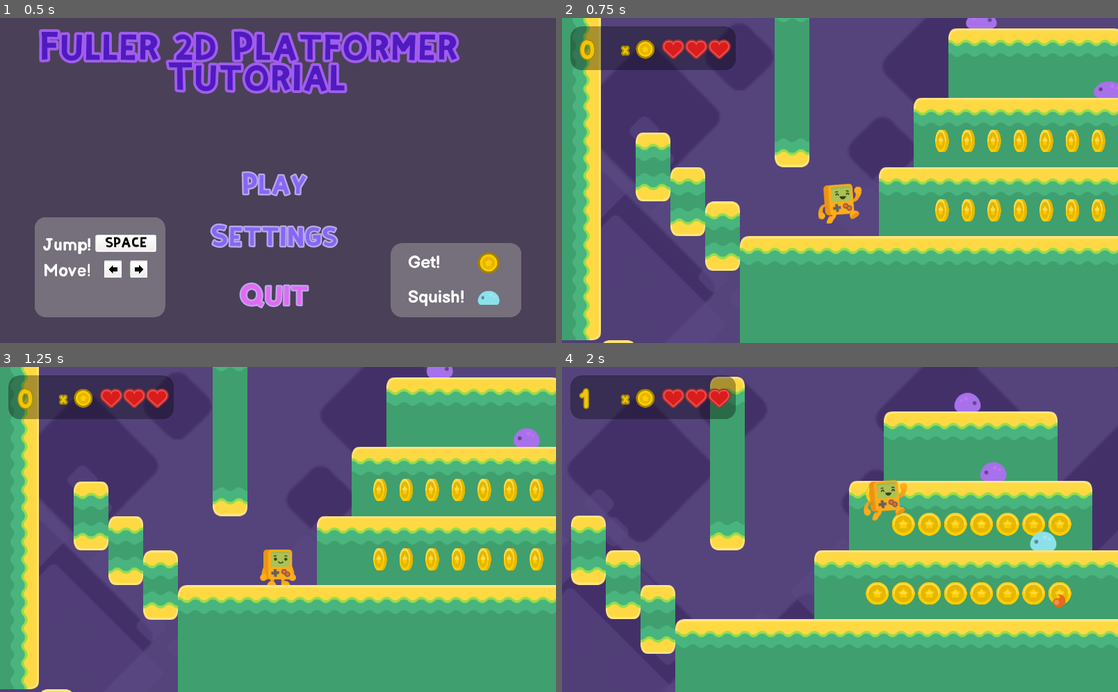
Above: before the commit, frames 1-4 (two rows, left to right).
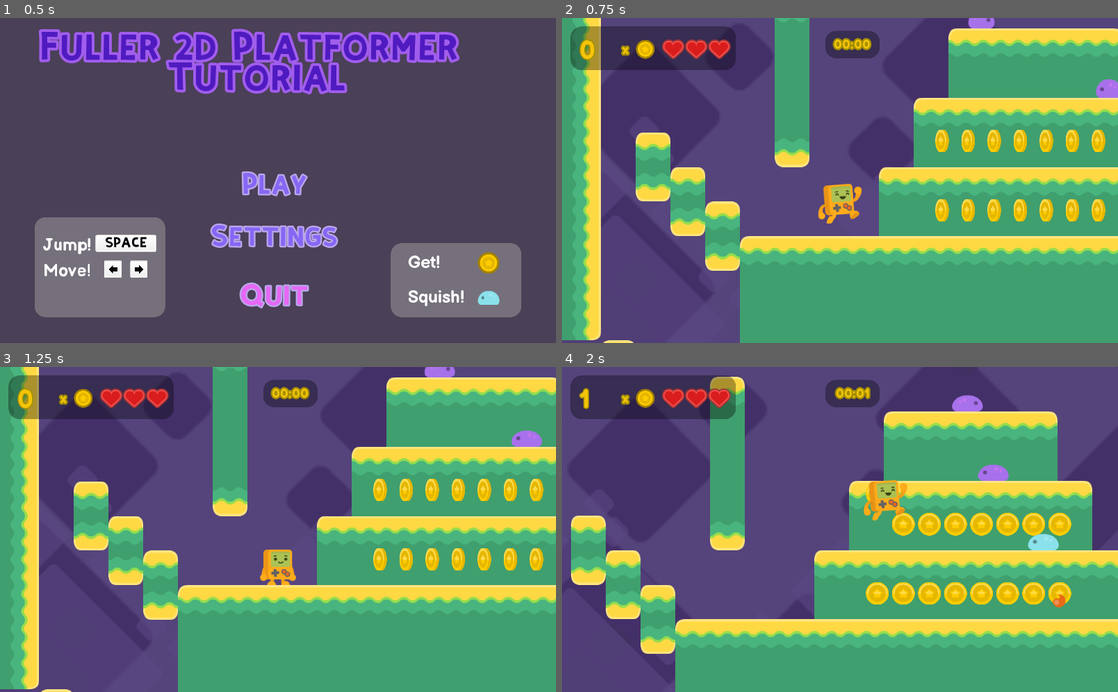
Above: after the commit, the same moments.

Repository: CrabbitSlater/Godot_2D_Tutorial_adv
Game: Godot game, scene res://Assets/TitleMenu.tscn
Two runs of this game, one before a commit and one after it. Both use one fixed random seed, a clock stepped at 60 frames per second and the inputs below.
Inputs:
- Up to frame 1 (0.5 s): no input
- Up to frame 2 (0.75 s): click "Play" at 0.5 s
- Up to frame 3 (1.25 s): no input
- Up to frame 4 (2 s): hold D (player_right) from 1.28 s (still down); tap V (player_fire) at 1.35 s; tap Space (player_jump) at 1.52 s

Frame 1 is identical in both runs. In frame 2, 0.9% of the frame differs, in the area x 47-100%, y 0-25%; in frame 3, 0.9%; in frame 4, 1.0%, in the area x 47-90%, y 4-57%.

Commit message:
added time to HUD and formatted string with padded zeros to display minutes : seconds - now ready for win zone to grab all the HUD info for scoring and compare it against scores in file

Diff:
--- a/Assets/Enemy/Enemy.tscn
+++ b/Assets/Enemy/Enemy.tscn
@@ -21,6 +21,7 @@
 [node name="AnimatedSprite" type="AnimatedSprite" parent="."]
 frames = ExtResource( 2 )
 animation = "Crawl"
+frame = 1
 playing = true
 
 [node name="CollisionShape2D" type="CollisionShape2D" parent="."]
--- a/Assets/Levels/HUD.gd
+++ b/Assets/Levels/HUD.gd
@@ -2,6 +2,7 @@
 
 var coins:int = 0
 var enemies : int = 0
+var time_secs :int = 0
 const HEARTS_WIDTH = 53
 
 
@@ -21,6 +22,8 @@
 
 func _on_enemy_squished():
 	enemies+=1
+
+
 
 func load_hearts():
 	#Dont forget to enable expand on the hearts texturerect
@@ -60,3 +63,11 @@
 	#dont forget to unpause!
 	get_tree().paused=false
 	get_tree().change_scene("res://Assets/TitleMenu.tscn")
+
+
+
+func _on_Level_Sec_timeout():
+	time_secs+=1
+	var mins = floor(time_secs/60)
+	var seconds = round(time_secs%60)
+	$Time.text ="%02d:%02d" % [mins, seconds]
--- a/Assets/Levels/Test_Level.tscn
+++ b/Assets/Levels/Test_Level.tscn
@@ -515,11 +515,18 @@
 pause_mode = 2
 script = ExtResource( 9 )
 
-[node name="Panel" type="Panel" parent="HUD"]
+[node name="MAin score bg" type="Panel" parent="HUD"]
 margin_left = 16.0
 margin_top = 16.0
 margin_right = 320.0
 margin_bottom = 96.0
+custom_styles/panel = SubResource( 8 )
+
+[node name="Timer bg" type="Panel" parent="HUD"]
+margin_left = 485.0
+margin_top = 24.0
+margin_right = 585.0
+margin_bottom = 74.0
 custom_styles/panel = SubResource( 8 )
 
 [node name="TextureRect" type="TextureRect" parent="HUD"]
@@ -544,6 +551,19 @@
 align = 1
 valign = 1
 
+[node name="Time" type="Label" parent="HUD"]
+margin_left = 500.0
+margin_top = 20.0
+margin_right = 570.0
+margin_bottom = 79.0
+custom_colors/font_color = Color( 0.952941, 0.768627, 0.0392157, 1 )
+custom_colors/font_outline_modulate = Color( 0.647059, 0.560784, 0, 1 )
+custom_constants/line_spacing = 0
+custom_fonts/font = SubResource( 9 )
+text = "00:00"
+align = 1
+valign = 1
+
 [node name="Coins" type="Label" parent="HUD"]
 margin_left = 32.0
 margin_top = 32.0
@@ -633,9 +653,9 @@
 [node name="PauseTitle" type="Label" parent="HUD/PauseMenu"]
 anchor_left = 0.5
 anchor_right = 0.5
-margin_left = -112.0
+margin_left = -412.0
 margin_top = -53.0
-margin_right = 709.005
+margin_right = 409.005
 margin_bottom = 62.0006
 custom_colors/font_color = Color( 0.309804, 0.105882, 0.752941, 1 )
 custom_colors/font_outline_modulate = Color( 0.866667, 0.568627, 0.988235, 1 )
@@ -647,6 +667,9 @@
 anims/Pause_sway = SubResource( 18 )
 anims/RESET = SubResource( 19 )
 anims/Title_sway = SubResource( 20 )
+
+[node name="Level_Sec" type="Timer" parent="HUD"]
+autostart = true
 
 [node name="Ladder_Tops" type="Node2D" parent="."]
 position = Vector2( 64, 0 )
@@ -794,3 +817,4 @@
 [connection signal="pressed" from="HUD/PauseMenu/Resume_button" to="HUD" method="_on_Resume_button_pressed"]
 [connection signal="pressed" from="HUD/PauseMenu/SettingsButton" to="HUD" method="_on_SettingsButton_pressed"]
 [connection signal="pressed" from="HUD/PauseMenu/Quit_to_menu" to="HUD" method="_on_Quit_to_menu_pressed"]
+[connection signal="timeout" from="HUD/Level_Sec" to="HUD" method="_on_Level_Sec_timeout"]
--- a/Assets/UI/ScoreContainer.gd
+++ b/Assets/UI/ScoreContainer.gd
@@ -11,5 +11,5 @@
 	$PlayerName.text=player
 	var mins = floor(time/60)
 	var seconds = round(time%60)
-	$TimeLabel.text =(str(mins) + ":" +str(seconds))
+	$TimeLabel.text ="%02d:%02d" % [mins, seconds]
 	self.visible=true
